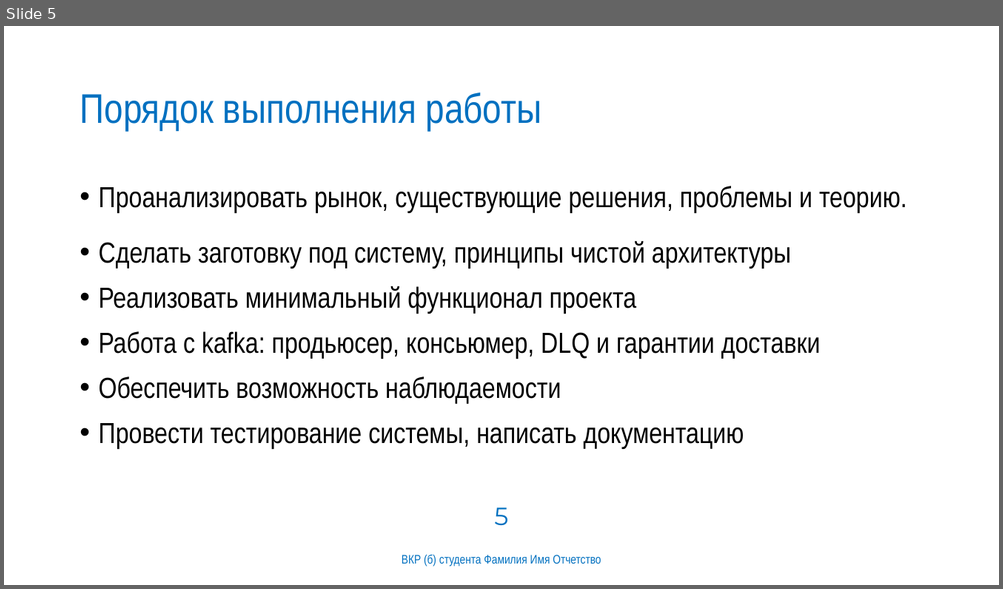
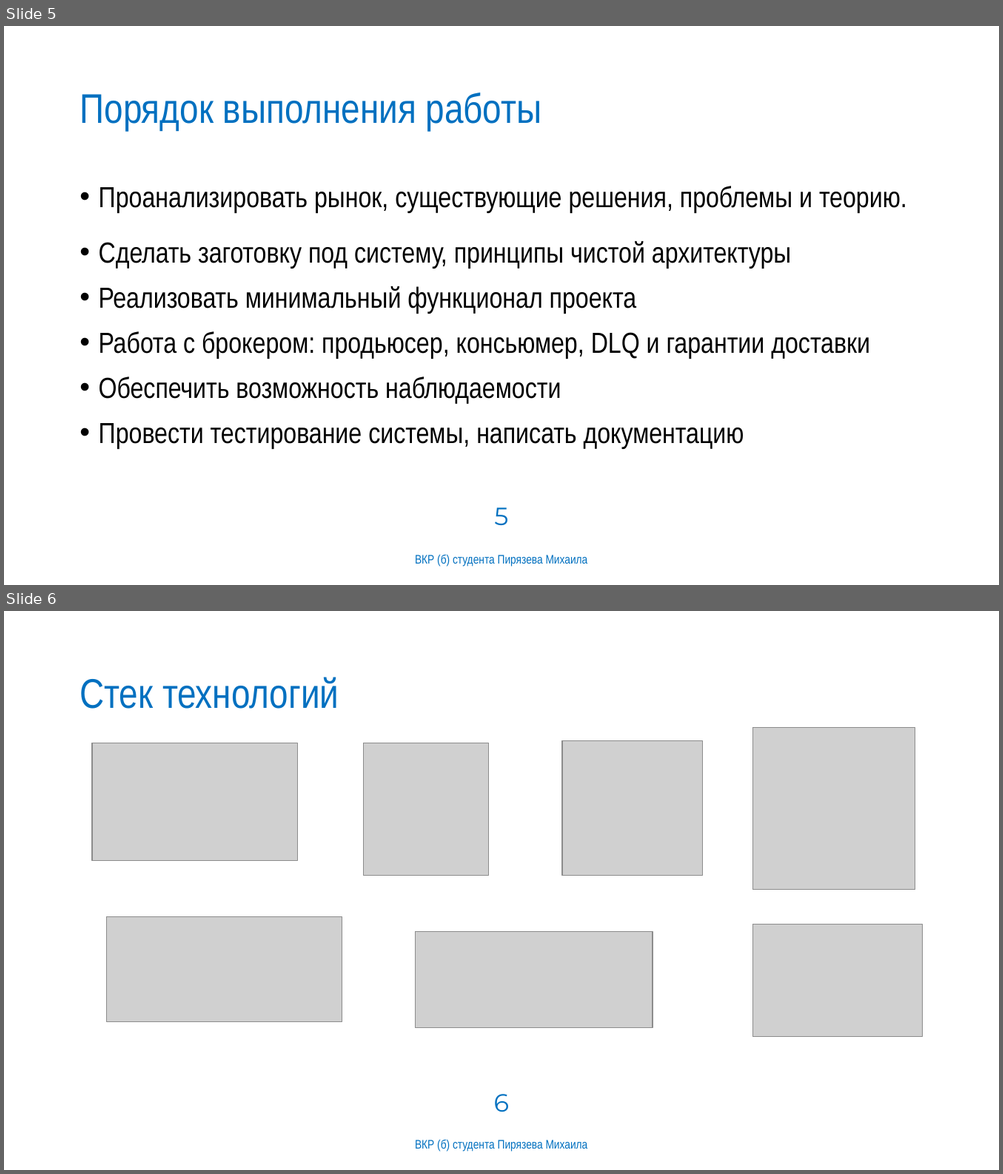
Before and after one commit to MAPiryazev/Diploma, a slide deck: docs/презентация.pptx. Shown one above the other, each under a label of ours: slide 5 before the commit, slides 5 and 6 after it. The pictures are 1003x589 and 1003x1174 pixels, drawn with LibreOffice and Linux fonts; fonts in the diff are those of the drawing; grey boxes stand for pictures; background and template pictures are left out. Boxes give left, top, right and bottom in pixels: in the first picture for what was removed or moved away, otherwise in the second. Text is boxed around its words. In the diff, an @@ line names an element or a change of style, - is before the commit and + after.

```diff
--- a/docs/презентация.pptx
+++ b/docs/презентация.pptx
@@ slide 6 added at bbox=[4, 611, 999, 1170], background #FFFFFF @@
@@ title added at bbox=[79, 677, 338, 709], 40 pt, text #0070C0 @@
+Стек технологий
@@ picture added at bbox=[92, 743, 298, 860] @@
@@ picture added at bbox=[364, 743, 489, 875] @@
@@ picture added at bbox=[562, 741, 703, 875] @@
@@ picture added at bbox=[753, 728, 915, 890] @@
@@ picture added at bbox=[107, 917, 342, 1023] @@
@@ picture added at bbox=[415, 933, 652, 1029] @@
@@ picture added at bbox=[753, 924, 922, 1037] @@
@@ page number added at bbox=[494, 1094, 509, 1113], 24 pt, text #0070C0 @@
+6
@@ text added at bbox=[415, 1139, 588, 1152], 12 pt, text #0070C0 @@
+ВКР (б) студента Пирязева Михаила
@@ slide 5 changed as well @@
@@ text at bbox=[99, 332, 870, 358]: text changed @@
-• Работа с kafka: продьюсер, консьюмер, DLQ и гарантии доставки
+• Работа с брокером: продьюсер, консьюмер, DLQ и гарантии доставки
@@ text at bbox=[415, 554, 588, 567]: text changed @@
-ВКР (б) студента Фамилия Имя Отчетство
+ВКР (б) студента Пирязева Михаила
```
Also in this commit, not shown: 4 other slides changed, 9 other slides added, 12 slides removed, 6 other files.
